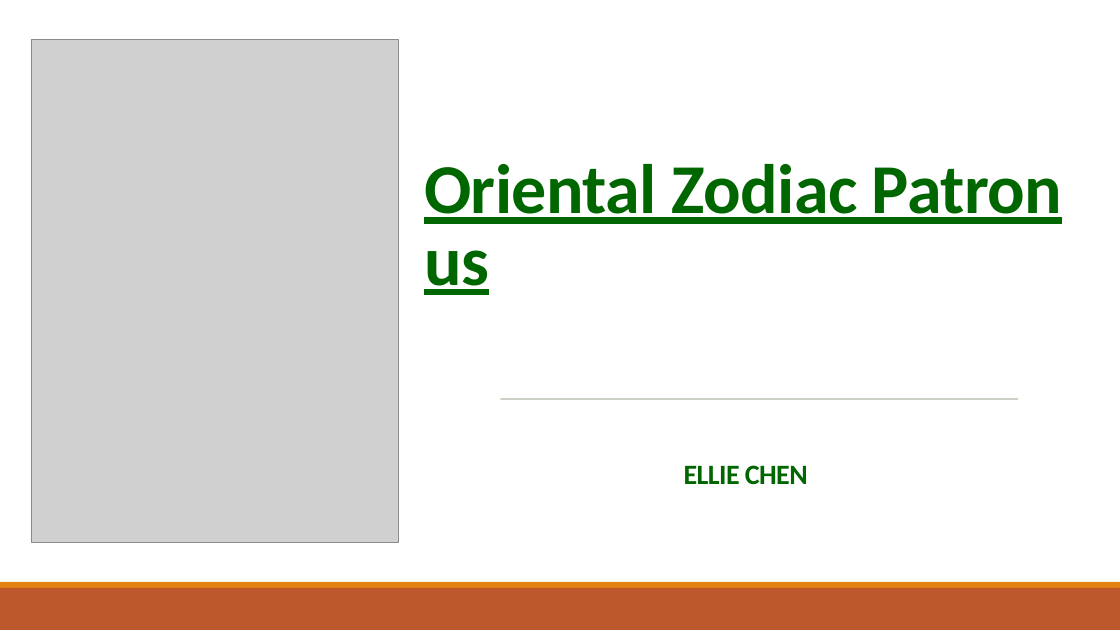
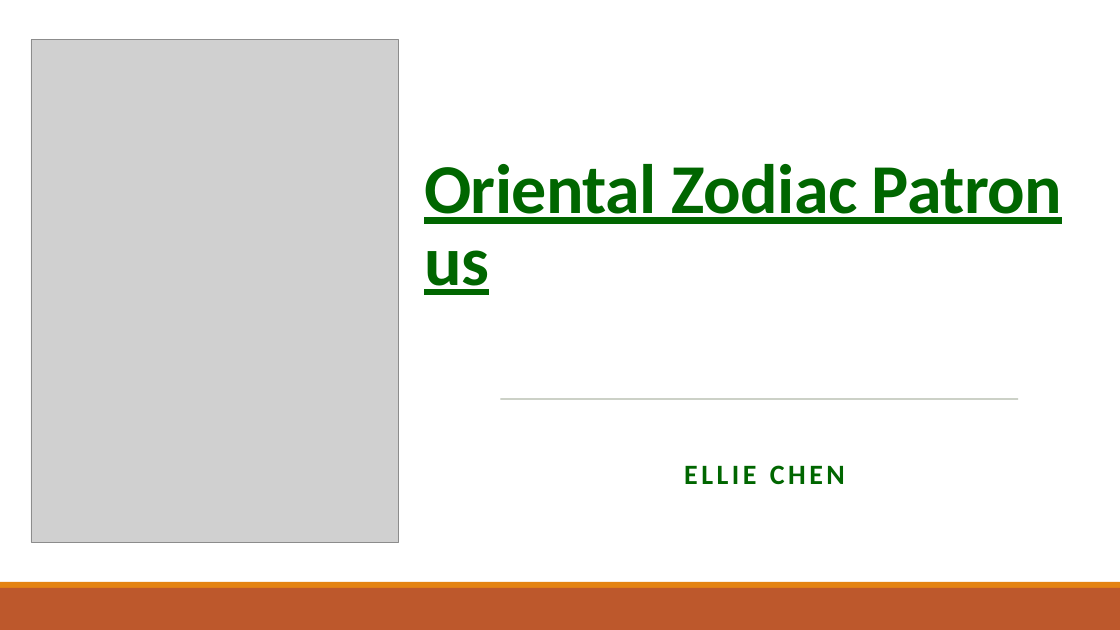
Before and after one commit to EllieChen-Git/Oriental-Zodiac-Patronus, a slide deck: slide 1 of Oriental Zodiac Patronu.pptx. Drawn at 1120x630 pixels with LibreOffice and Linux fonts; fonts in the diff are those of the drawing; grey boxes stand for pictures. Boxes give left, top, right and bottom in pixels: in the first picture for what was removed or moved away, otherwise in the second. Text is boxed around its words. In the diff, an @@ line names an element or a change of style, - is before the commit and + after.

```diff
--- a/Oriental Zodiac Patronu.pptx
+++ b/Oriental Zodiac Patronu.pptx
@@ subtitle "ELLIE CHEN" at <box>684,465,845,484</box>: letter spacing -0.5 to 3 pt @@
```
Also in this commit, not shown: 3 other slides changed, 6 other files.
